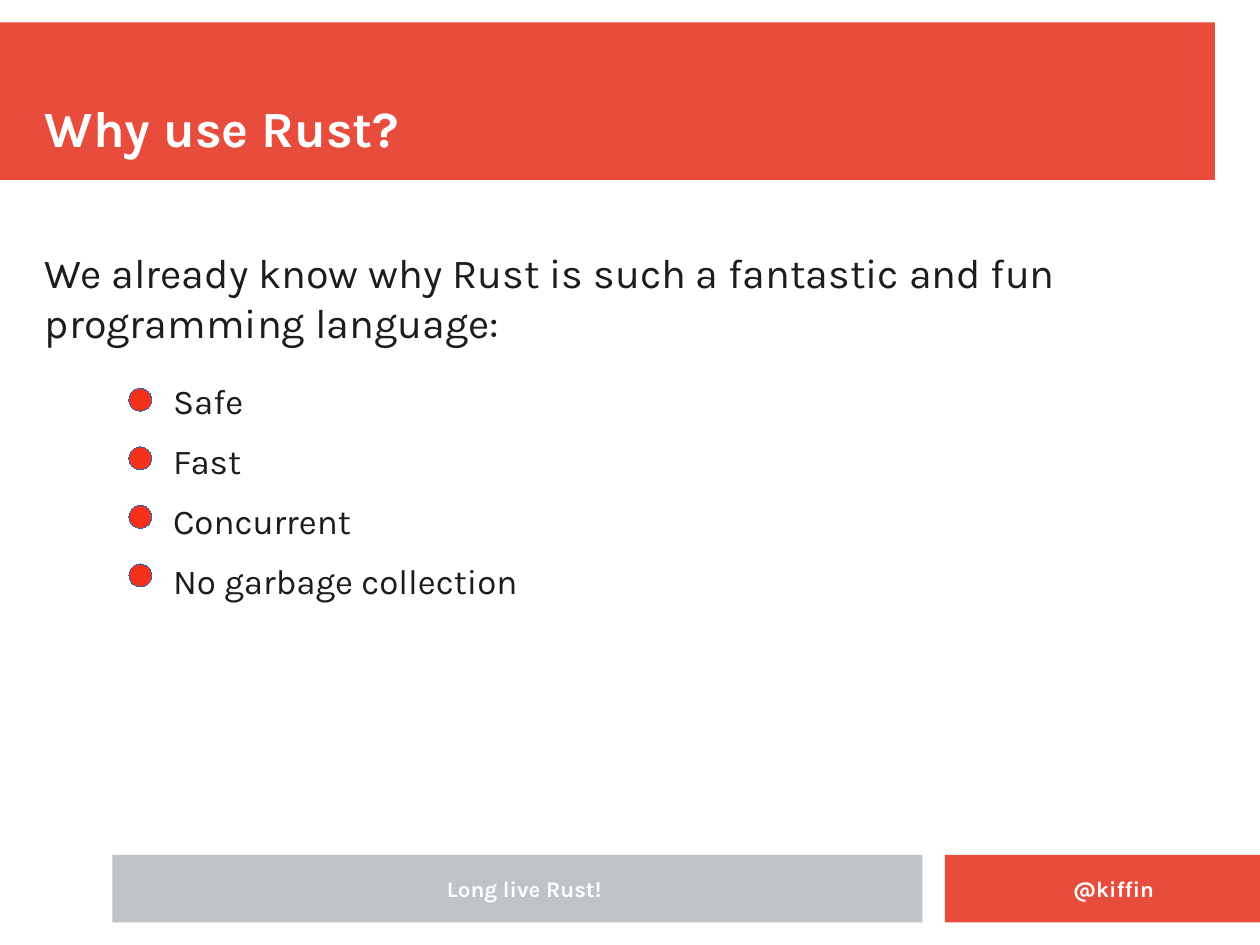
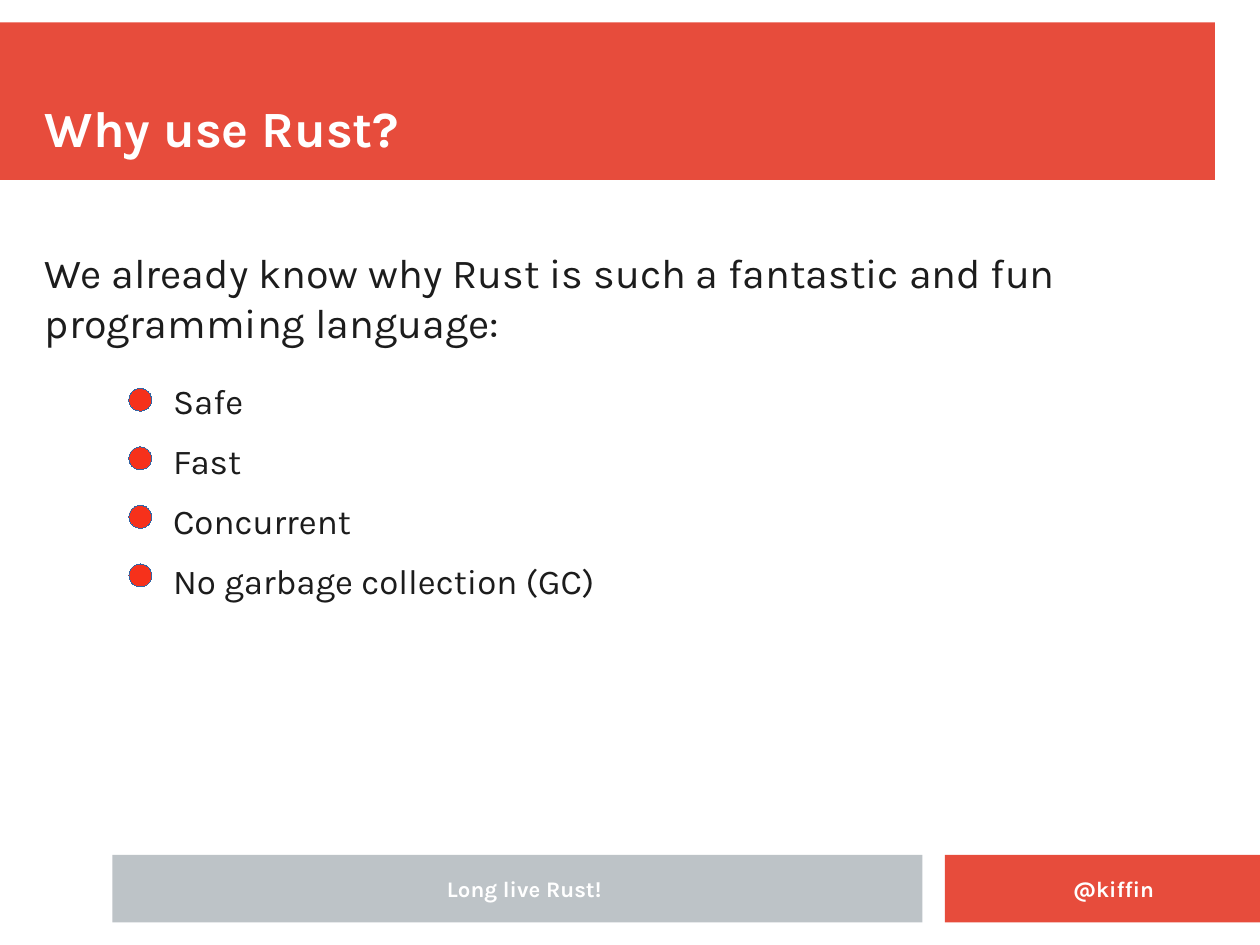
Before and after one commit to kgish/rust-node-addon-template, a slide deck: slide 4 of documents/Embedding-Rust-in-NodeJS-applications.odp. Drawn at 1260x945 pixels with LibreOffice and Linux fonts; fonts in the diff are those of the drawing; background and template pictures are left out. Boxes give left, top, right and bottom in pixels: in the first picture for what was removed or moved away, otherwise in the second. Text is boxed around its words. In the diff, an @@ line names an element or a change of style, - is before the commit and + after.

```diff
--- a/documents/Embedding-Rust-in-NodeJS-applications.odp
+++ b/documents/Embedding-Rust-in-NodeJS-applications.odp
@@ text at box(173, 569, 595, 603): text changed @@
-  No garbage collection
+  No garbage collection (GC)
```
Also in this commit, not shown: 7 other slides changed, 9 slides added.
